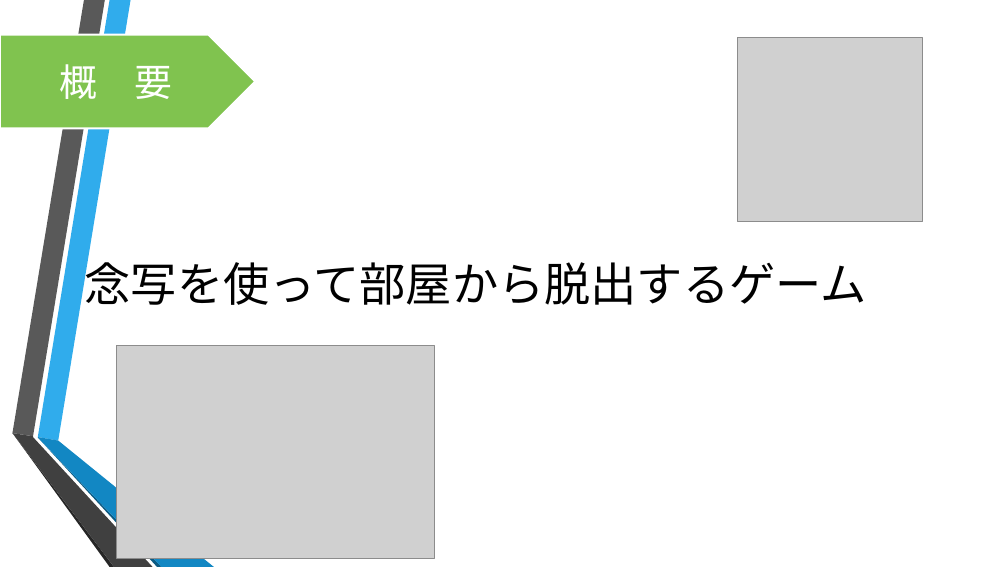
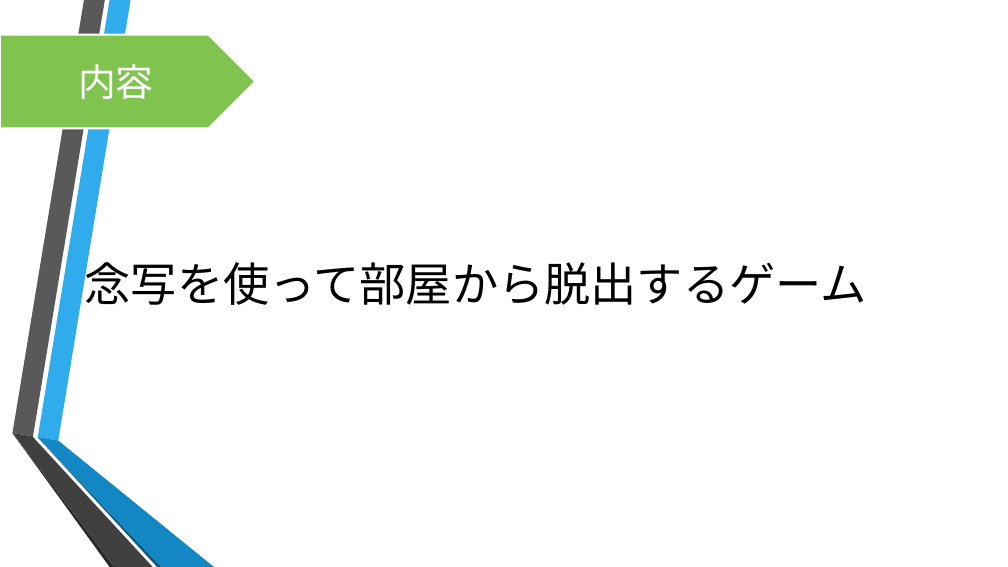
Before and after one commit to motoyaIto/TeamGifu, a slide deck: slide 2 of チーム岐阜プレゼン資料.pptx. Drawn at 1008x567 pixels with LibreOffice and Linux fonts; fonts in the diff are those of the drawing; grey boxes stand for pictures; background and template pictures are left out. Boxes give left, top, right and bottom in pixels: in the first picture for what was removed or moved away, otherwise in the second. Text is boxed around its words. In the diff, an @@ line names an element or a change of style, - is before the commit and + after.

```diff
--- a/チーム岐阜プレゼン資料.pptx
+++ b/チーム岐阜プレゼン資料.pptx
@@ picture removed at (738,37,922,221) @@
@@ text in pentagon arrow at (78,64,154,99): text changed @@
-概 要
+内容
@@ picture removed at (116,346,435,558) @@
```
Also in this commit, not shown: 3 other slides changed, 4 slides added, 4 other files.
